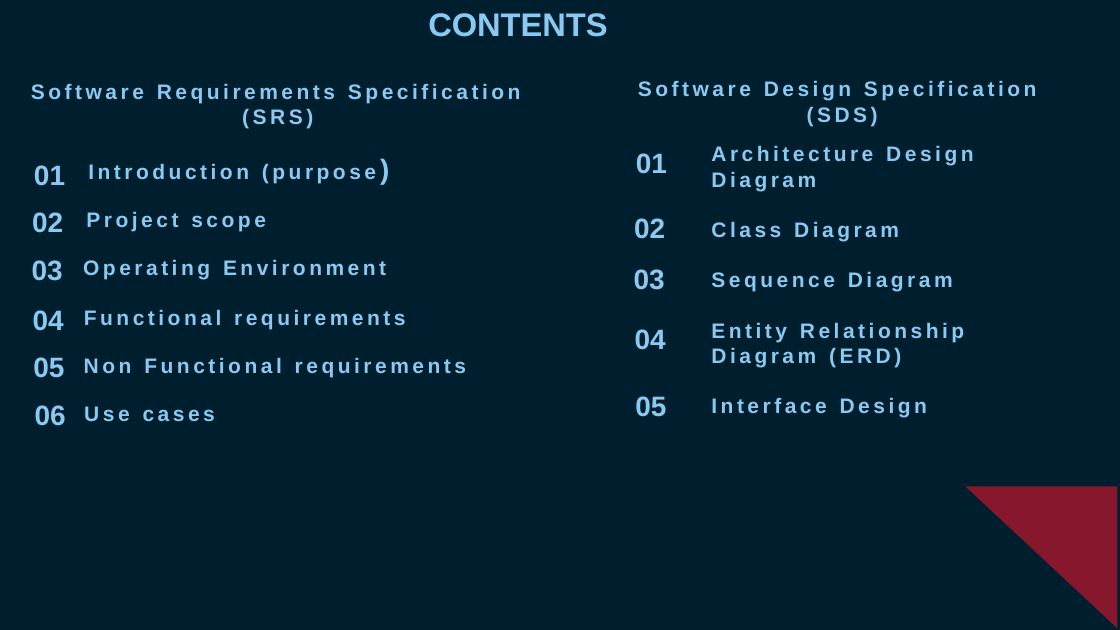
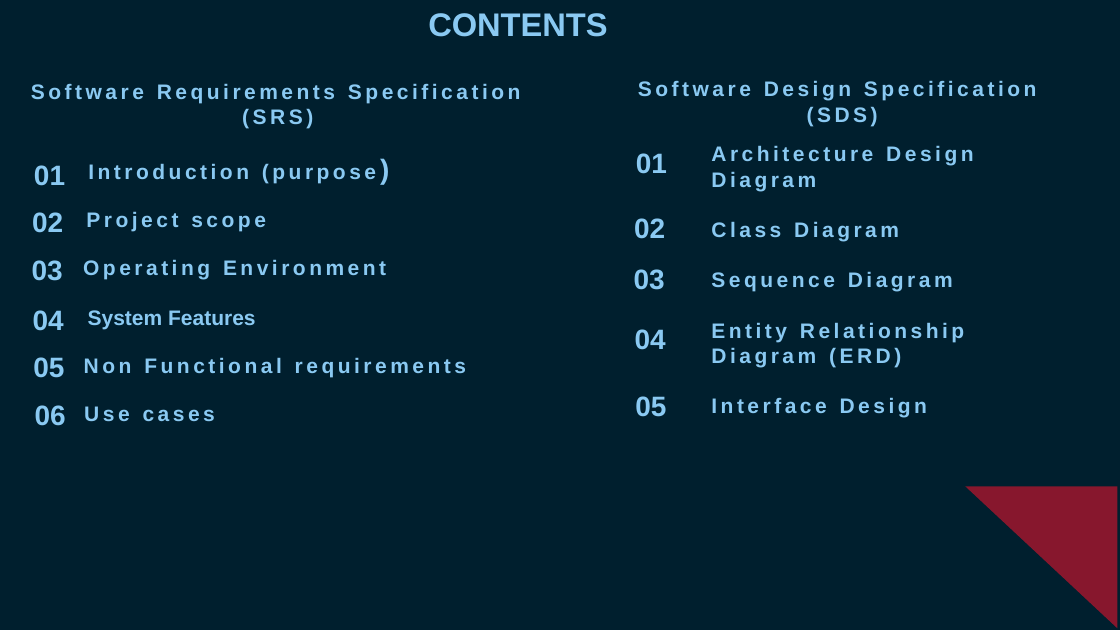
Before and after one commit to saadraj4/fyp, a slide deck: slide 2 of Blockchain Ticketing System Mid Defence presentation.pptx. Drawn at 1120x630 pixels with LibreOffice and Linux fonts; fonts in the diff are those of the drawing. Boxes give left, top, right and bottom in pixels: in the first picture for what was removed or moved away, otherwise in the second. Text is boxed around its words. In the diff, an @@ line names an element or a change of style, - is before the commit and + after.

Commit message:
updated

```diff
--- a/Blockchain Ticketing System Mid Defence presentation.pptx
+++ b/Blockchain Ticketing System Mid Defence presentation.pptx
@@ text at box(88, 310, 255, 329): text changed @@
-Functional requirements
+System Features
```
